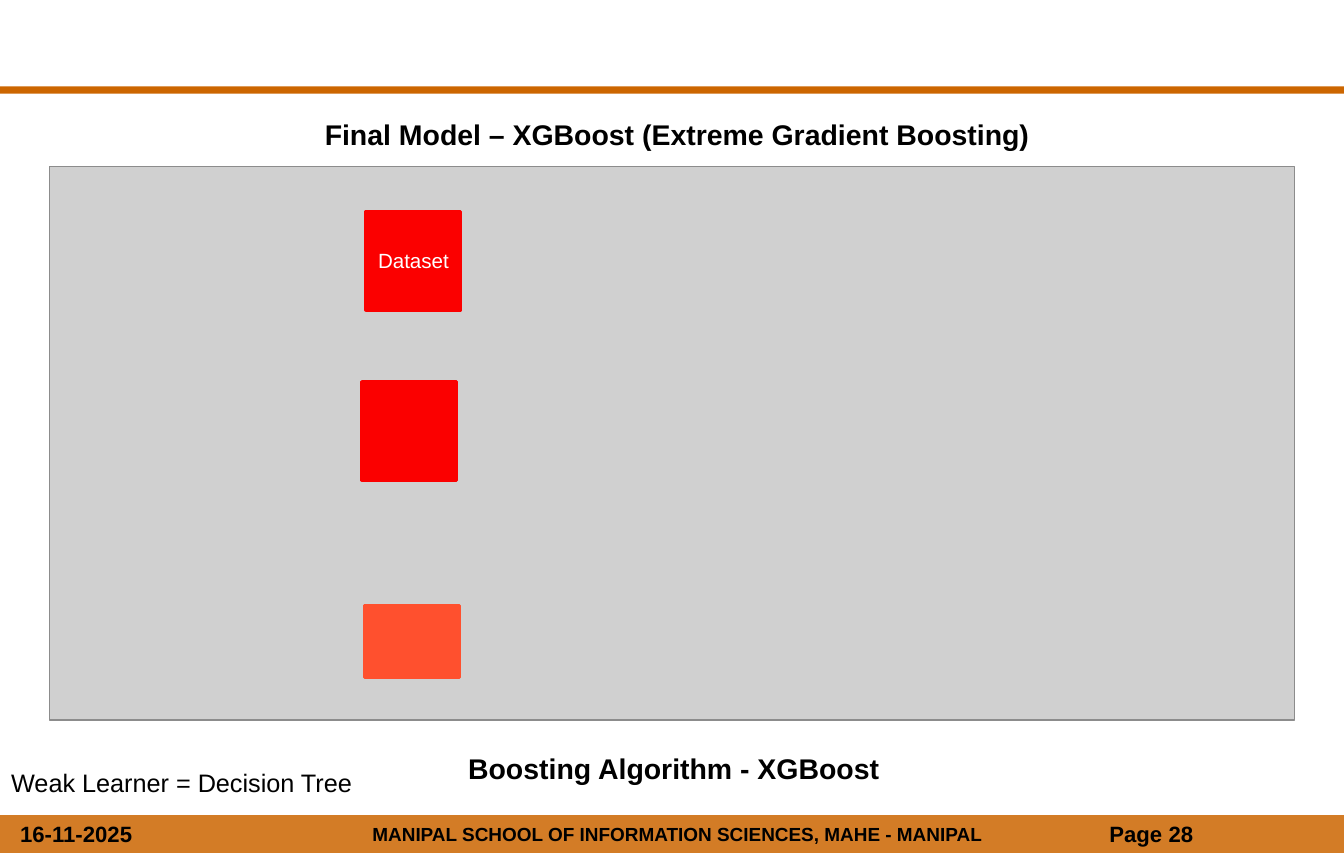
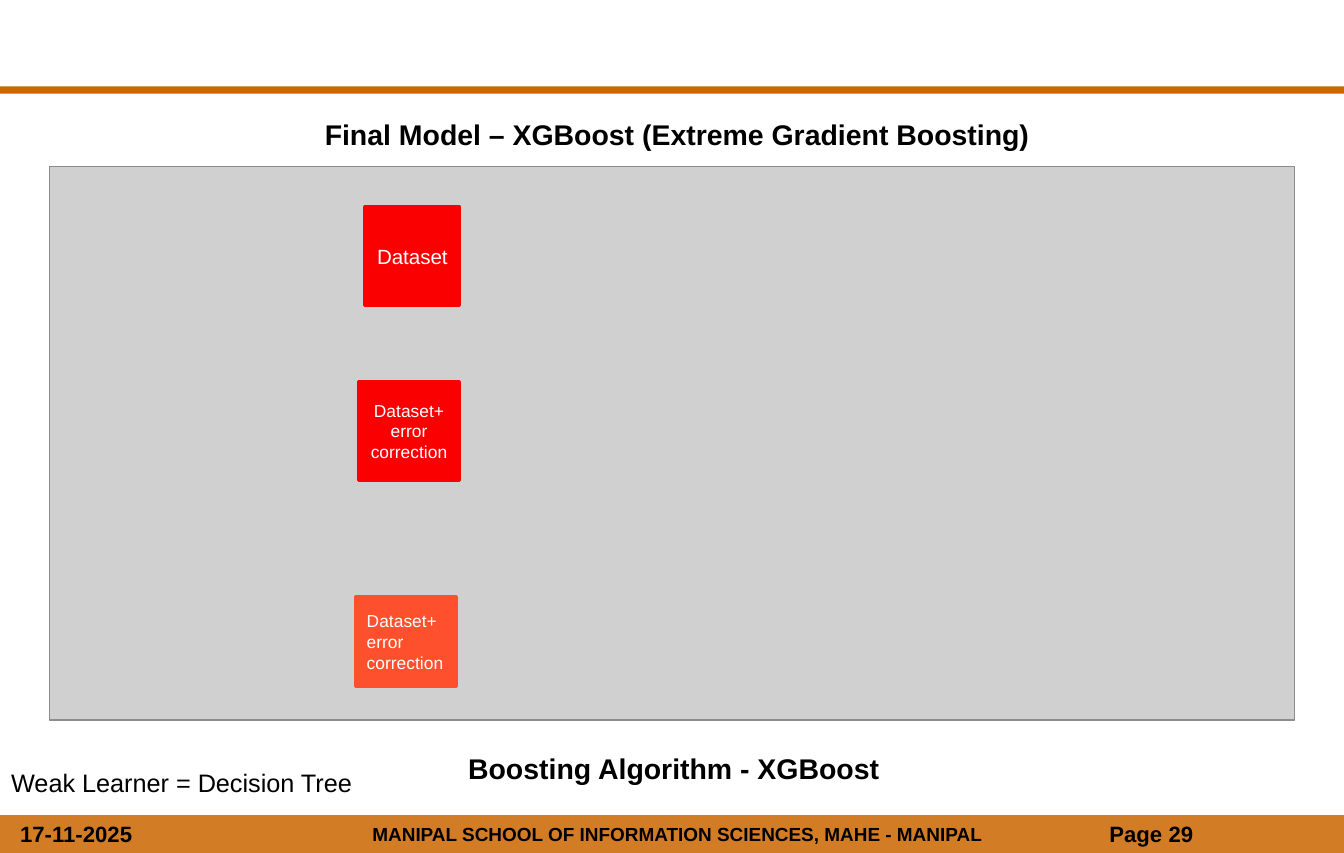
Before and after one commit to suhaasd/Fraud_Detection_Using_Machine_Learning, a slide deck: slide 29 of Fraud_Detection/fraud detection.pptx (slide 28 before the commit). Drawn at 1344x853 pixels with LibreOffice and Linux fonts; fonts in the diff are those of the drawing; grey boxes stand for pictures; background and template pictures are left out. Boxes give left, top, right and bottom in pixels: in the first picture for what was removed or moved away, otherwise in the second. Text is boxed around its words. In the diff, an @@ line names an element or a change of style, - is before the commit and + after.

```diff
--- a/Fraud_Detection/fraud detection.pptx
+++ b/Fraud_Detection/fraud detection.pptx
@@ rectangle "Dataset": place and size @@
-rectangle "Dataset" at bbox=[366, 212, 461, 311]
+rectangle "Dataset" at bbox=[365, 207, 460, 306]
@@ rectangle added at bbox=[358, 382, 460, 481], fill #FB0000, outline #FB0000 2 pt, 11 pt, text #FFFFFF @@
+Dataset+error correction
@@ rectangle "Dataset+error correction": place and size @@
-rectangle "Dataset+error correction" at bbox=[364, 605, 459, 677]
+rectangle "Dataset+error correction" at bbox=[355, 597, 456, 687]
@@ text in rectangle at bbox=[367, 615, 443, 669]: text added @@
+Dataset+error correction
@@ text at bbox=[20, 826, 132, 843]: text changed @@
-16-11-2025
+17-11-2025
@@ page number at bbox=[1109, 826, 1194, 847]: text changed @@
-Page 28
+Page 29
```
Also in this commit, not shown: 38 other slides changed, 3 slides added.
